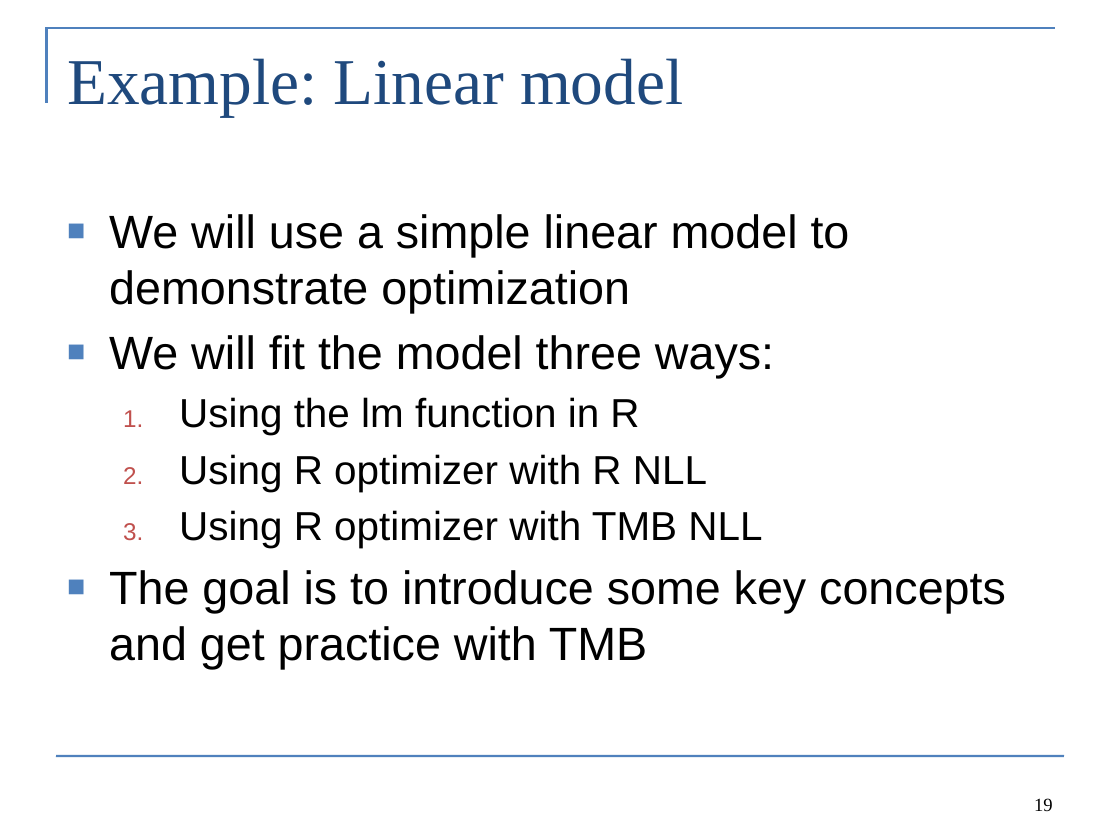
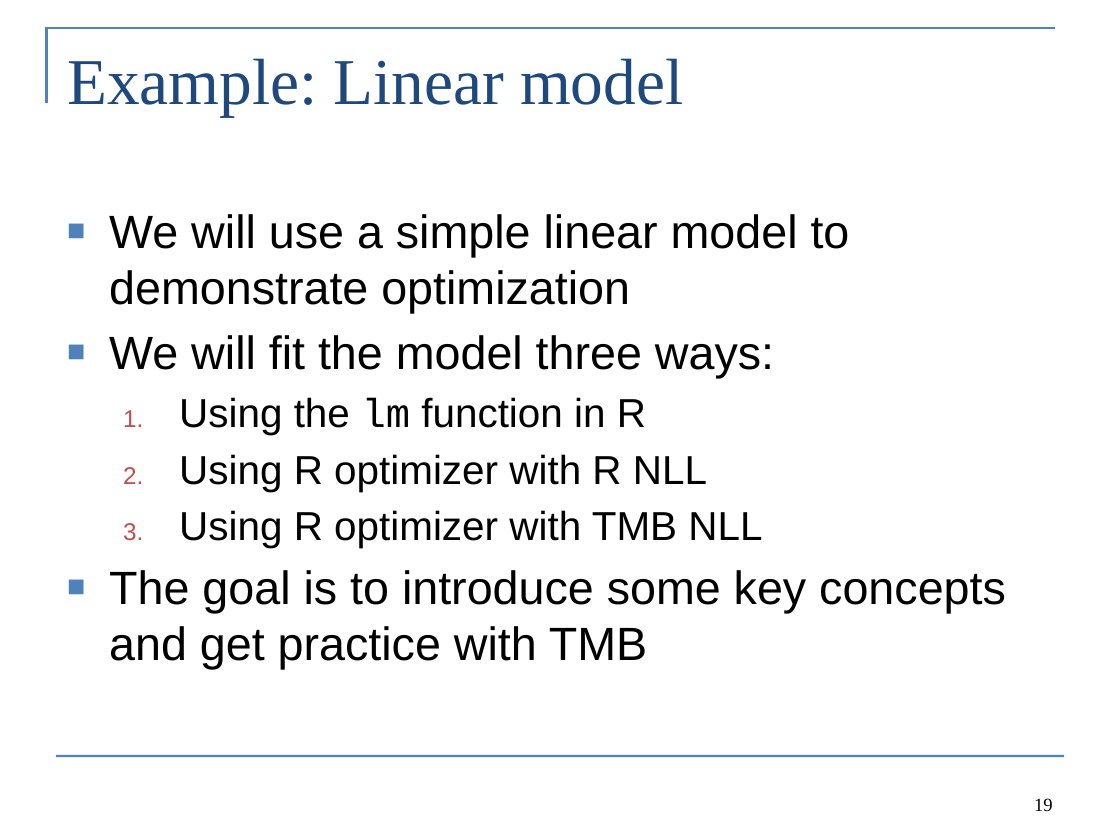
Before and after one commit to colemonnahan/tmb_workshop, a slide deck: slide 19 of day1/lecture1_maximum_likelihood.pptx. Drawn at 1120x840 pixels with LibreOffice and Linux fonts; fonts in the diff are those of the drawing. Boxes give left, top, right and bottom in pixels: in the first picture for what was removed or moved away, otherwise in the second. Text is boxed around its words. In the diff, an @@ line names an element or a change of style, - is before the commit and + after.

```diff
--- a/day1/lecture1_maximum_likelihood.pptx
+++ b/day1/lecture1_maximum_likelihood.pptx
@@ text at (179, 397, 646, 435): font Arial to Courier New in "lm" @@
```
Also in this commit, not shown: 5 other slides changed, 2 other files.
